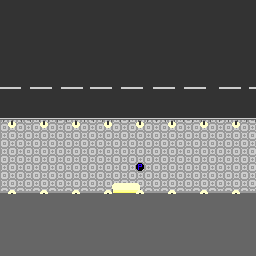
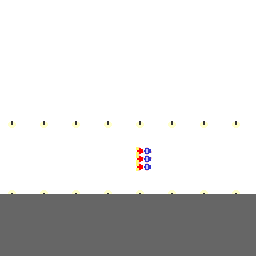
Layer changes from the first 256x256 image to the second:
removed layer "Player" over [136, 163, 144, 171]
added group "Patron" with 3 layers above "Player" over [143, 147, 152, 171]
added layer "Patron 2" in group "Patron" over [143, 147, 152, 155]
added layer "Patron 1" in group "Patron" over [143, 155, 152, 163]
added layer "Patron Idle" in group "Patron" over [143, 163, 151, 171]
added group "Player" with 3 layers above "Lights" over [136, 147, 144, 171]
added layer "Player 2" in group "Player" over [136, 147, 144, 155]
added layer "Player 1" in group "Player" over [136, 155, 144, 163]
added layer "Player Idle" in group "Player" over [136, 163, 143, 171]
hid "Ground" over [0, 0, 256, 194]
